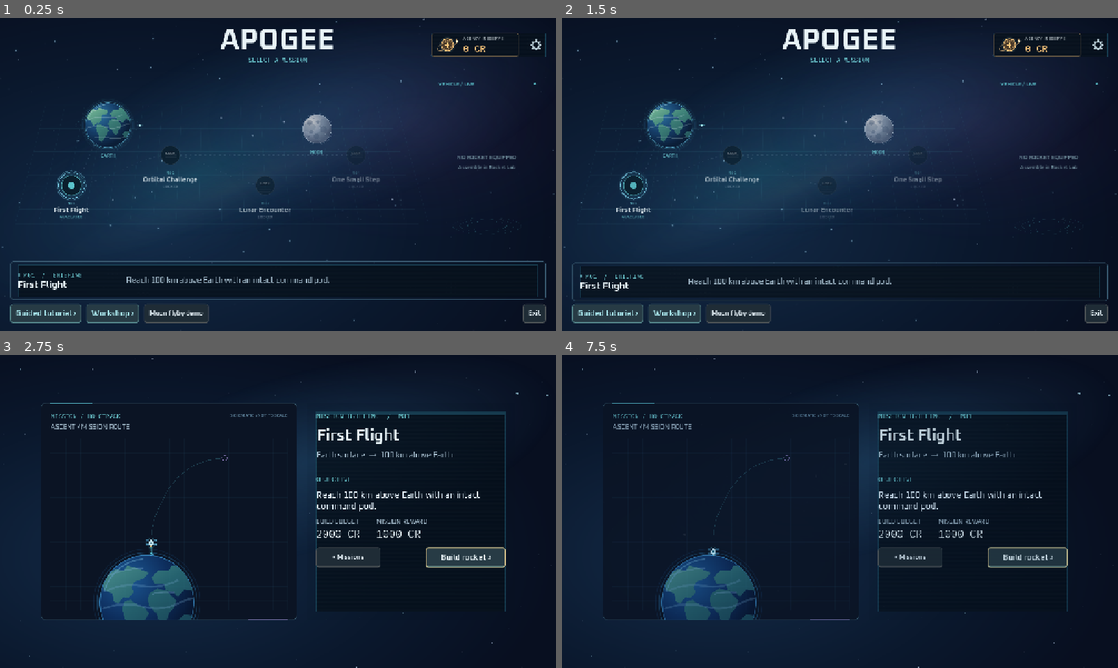
Above: before the commit, frames 1-4 (two rows, left to right).
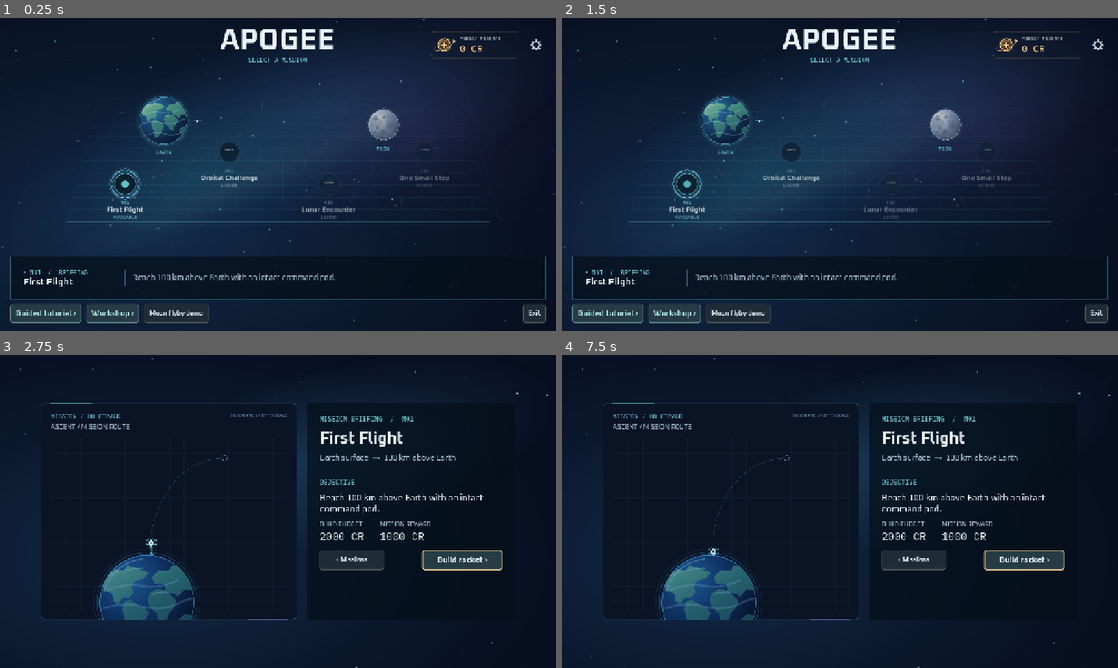
Above: after the commit, the same moments.

Repository: sricharanreddy11/Apogee
Game: Godot game, scene res://scenes/ui/main_menu.tscn
The game is run twice, just before and just after one commit, with the same random seed, the same clock (stepped at 60 frames per second) and the same inputs.
Inputs (mouse positions are in pixels of both pictures, inside the frame that each line leads up to; where the layout moved, square brackets give the same spot in the first picture):
- Up to frame 1 (0.25 s): no input
- Up to frame 2 (1.5 s): click (684, 183) [634, 183] at 0.5 s; click "‹ Missions" at 1.25 s
- Up to frame 3 (2.75 s): click (122, 520) [72, 520] at 2 s
- Up to frame 4 (7.5 s): click "Build rocket ›" at 2.75 s; click "Pods" at 3.5 s; click "Fuel" at 4.25 s; click "Engines" at 5 s; click "Launch engine 700 CR" at 5.75 s; click "Launch engine 700 CR" at 6.5 s; click "‹ Briefing" at 7.25 s

The runs differ from the first frame. In frame 1, 7.6% of the frame differs, in the area x 1-99%, y 4-90%; in frame 2, 7.5%; in frame 3, 4.3%; in frame 4, 4.2%.

Commit message:
Repair Glass Overview in Main Menu

Diff:
--- a/scenes/missions/mission_select.tscn
+++ b/scenes/missions/mission_select.tscn
@@ -1,42 +1,20 @@
-[gd_scene load_steps=9 format=3]
+[gd_scene load_steps=5 format=3]
 
 [ext_resource type="Script" path="res://scripts/ui/mission_select.gd" id="1"]
 [ext_resource type="Texture2D" path="res://assets/mission_control/starfield.svg" id="2"]
 [ext_resource type="PackedScene" path="res://scenes/missions/mission_projection.tscn" id="3"]
 
-[ext_resource type="Shader" path="res://assets/ui/frosted_glass.gdshader" id="Glass"]
-
-[sub_resource type="ShaderMaterial" id="GlassMaterial"]
-shader = ExtResource("Glass")
-shader_parameter/reveal = 0.0
-
 [sub_resource type="StyleBoxFlat" id="GlassBorder"]
-content_margin_left = 22.0
-content_margin_right = 22.0
-content_margin_top = 20.0
-content_margin_bottom = 20.0
-bg_color = Color(0.02, 0.06, 0.1, 0.08)
+content_margin_left = 30.0
+content_margin_right = 30.0
+content_margin_top = 26.0
+content_margin_bottom = 26.0
+bg_color = Color(0.02, 0.06, 0.1, 0.72)
 border_width_left = 1
 border_width_top = 1
 border_width_right = 1
 border_width_bottom = 1
 border_color = Color(0.3, 0.65, 0.72, 0.4)
-
-[sub_resource type="Animation" id="BriefingReveal"]
-resource_name = "acquire_signal"
-length = 0.28
-tracks/0/type = "value"
-tracks/0/path = NodePath("Center/BriefingLayout:modulate")
-tracks/0/interp = 1
-tracks/0/keys = {
-"times": PackedFloat32Array(0, 0.28),
-"transitions": PackedFloat32Array(0.55, 1),
-"update": 0,
-"values": [Color(0.72, 0.88, 1, 0.25), Color(1, 1, 1, 1)]
-}
-
-[sub_resource type="AnimationLibrary" id="BriefingAnimations"]
-_data = {&"acquire_signal": SubResource("BriefingReveal")}
 
 [node name="MissionBriefing" type="Control"]
 layout_mode = 3
@@ -76,16 +54,6 @@
 theme_override_styles/panel = SubResource("GlassBorder")
 custom_minimum_size = Vector2(480, 0)
 layout_mode = 2
-
-[node name="BriefingGlass" type="ColorRect" parent="Center/BriefingLayout/BriefingPanel"]
-unique_name_in_owner = true
-show_behind_parent = true
-layout_mode = 0
-anchors_preset = 15
-anchor_right = 1.0
-anchor_bottom = 1.0
-mouse_filter = 2
-material = SubResource("GlassMaterial")
 
 [node name="Stack" type="VBoxContainer" parent="Center/BriefingLayout/BriefingPanel"]
 layout_mode = 2
@@ -188,7 +156,3 @@
 custom_minimum_size = Vector2(184, 46)
 layout_mode = 2
 text = "Build rocket ›"
-
-[node name="SignalAcquisition" type="AnimationPlayer" parent="."]
-libraries = {&"": SubResource("BriefingAnimations")}
-autoplay = "acquire_signal"
--- a/scenes/ui/main_menu.tscn
+++ b/scenes/ui/main_menu.tscn
@@ -1,25 +1,22 @@
-[gd_scene load_steps=17 format=3]
+[gd_scene load_steps=13 format=3]
 
 [ext_resource type="Script" path="res://scripts/ui/main_menu.gd" id="1"]
 [ext_resource type="Script" path="res://scripts/ui/star_chart_layer.gd" id="2"]
 [ext_resource type="Script" path="res://scripts/ui/campaign_hologram.gd" id="3"]
 [ext_resource type="Texture2D" path="res://assets/mission_control/earth.svg" id="Earth"]
 [ext_resource type="Texture2D" path="res://assets/mission_control/moon.svg" id="Moon"]
-[ext_resource type="Script" path="res://scripts/ui/campaign_rocket_preview.gd" id="5"]
-[ext_resource type="Shader" path="res://assets/ui/frosted_glass.gdshader" id="Glass"]
-
 [ext_resource type="Script" path="res://scripts/ui/cockpit_header_button.gd" id="Gear"]
 [ext_resource type="Script" path="res://scripts/ui/agency_token.gd" id="Token"]
 
 [sub_resource type="StyleBoxFlat" id="ReserveHousing"]
-content_margin_left = 7.0
-content_margin_top = 3.0
-content_margin_right = 16.0
-content_margin_bottom = 3.0
+content_margin_left = 0.2
+content_margin_top = 7.0
+content_margin_right = 1.0
+content_margin_bottom = 7.0
 bg_color = Color(0.075, 0.103, 0.127, 0.12)
-border_width_left = 1
+border_width_left = 0
 border_width_top = 1
-border_width_right = 1
+border_width_right = 0
 border_width_bottom = 2
 border_color = Color(0.37, 0.32, 0.25, 1)
 corner_radius_top_left = 4
@@ -28,20 +25,16 @@
 corner_radius_bottom_right = 4
 
 [sub_resource type="StyleBoxFlat" id="SignalHousing"]
-content_margin_left = 16.0
-content_margin_top = 8.0
-content_margin_right = 16.0
-content_margin_bottom = 8.0
-bg_color = Color(0.052, 0.087, 0.123, 0.12)
-border_width_left = 2
+content_margin_left = 30.0
+content_margin_top = 18.0
+content_margin_right = 30.0
+content_margin_bottom = 18.0
+bg_color = Color(0.02, 0.06, 0.1, 0.72)
+border_width_left = 1
 border_width_top = 1
 border_width_right = 1
 border_width_bottom = 1
-border_color = Color(0.22, 0.35, 0.44, 1)
-corner_radius_top_left = 5
-corner_radius_top_right = 5
-corner_radius_bottom_left = 5
-corner_radius_bottom_right = 5
+border_color = Color(0.3, 0.65, 0.72, 0.4)
 
 [sub_resource type="StyleBoxFlat" id="VolumeTrack"]
 content_margin_top = 3.0
@@ -63,13 +56,6 @@
 
 [sub_resource type="StyleBoxEmpty" id="EmptyHousing"]
 
-[sub_resource type="ShaderMaterial" id="SignalGlass"]
-shader = ExtResource("Glass")
-shader_parameter/reveal = 1.0
-
-[sub_resource type="ShaderMaterial" id="ReserveGlass"]
-shader = ExtResource("Glass")
-
 [node name="MainMenu" type="Control"]
 layout_mode = 3
 anchors_preset = 15
@@ -156,15 +142,6 @@
 size_flags_vertical = 4
 theme_override_constants/separation = 24
 
-[node name="HeaderGlass" type="ColorRect" parent="Margin/Layout/Header/Actions"]
-show_behind_parent = true
-layout_mode = 0
-anchors_preset = 15
-anchor_right = 1.0
-anchor_bottom = 1.0
-mouse_filter = 2
-material = SubResource("ReserveGlass")
-
 [node name="HeaderControls" type="HBoxContainer" parent="Margin/Layout/Header/Actions"]
 layout_mode = 2
 theme_override_constants/separation = 18
@@ -289,15 +266,8 @@
 offset_bottom = 500.0
 mouse_filter = 2
 
-[node name="RocketTurntable" type="Control" parent="Margin/Layout/CommandCenter"]
-unique_name_in_owner = true
-custom_minimum_size = Vector2(270, 390)
-layout_mode = 2
-mouse_filter = 2
-script = ExtResource("5")
-
 [node name="SignalSlot" type="Control" parent="Margin/Layout"]
-custom_minimum_size = Vector2(0, 88)
+custom_minimum_size = Vector2(0, 100)
 layout_mode = 2
 mouse_filter = 2
 
@@ -308,16 +278,6 @@
 anchor_right = 1.0
 anchor_bottom = 1.0
 theme_override_styles/panel = SubResource("SignalHousing")
-
-[node name="SignalGlass" type="ColorRect" parent="Margin/Layout/SignalSlot/SignalHousing"]
-unique_name_in_owner = true
-show_behind_parent = true
-layout_mode = 0
-anchors_preset = 15
-anchor_right = 1.0
-anchor_bottom = 1.0
-mouse_filter = 2
-material = SubResource("SignalGlass")
 
 [node name="SignalStrip" type="HBoxContainer" parent="Margin/Layout/SignalSlot/SignalHousing"]
 layout_mode = 2
--- a/scripts/ui/cockpit_header_button.gd
+++ b/scripts/ui/cockpit_header_button.gd
@@ -14,6 +14,8 @@
 	var empty := StyleBoxEmpty.new()
 	for key: StringName in [&"normal", &"hover", &"pressed", &"disabled"]:
 		add_theme_stylebox_override(key, empty)
+	if kind == Kind.SETTINGS:
+		add_theme_stylebox_override(&"focus", empty)
 
 
 func _draw() -> void:
--- a/scripts/ui/main_menu.gd
+++ b/scripts/ui/main_menu.gd
@@ -31,7 +31,6 @@
 	%MasterVolume.value_changed.connect(_set_master_volume)
 	GameManager.navigation_error.connect(_show_error)
 	_build_mission_beacons()
-	%RocketTurntable.setup(GameManager.current_rocket_config)
 	_reveal_beacons()
 
 
@@ -127,17 +126,7 @@
 		_signal_tween.kill()
 	%SignalDetails.modulate.a = 0.55
 	%SignalLight.modulate.a = 1.0
-	# Wait for the layout before changing offsets: the initial minimum size can
-	# otherwise become permanent negative margins on an anchored panel.
-	%SignalHousing.set_anchors_and_offsets_preset(Control.PRESET_FULL_RECT)
-	%SignalHousing.position = Vector2(0, 22)
-	%SignalHousing.modulate.a = 0.45
-	var glass := %SignalGlass.material as ShaderMaterial
-	glass.set_shader_parameter("reveal", 0.0)
 	_signal_tween = create_tween().set_parallel().set_trans(Tween.TRANS_QUAD).set_ease(Tween.EASE_OUT)
-	_signal_tween.tween_property(%SignalHousing, "position:y", 0.0, 0.26)
-	_signal_tween.tween_property(%SignalHousing, "modulate:a", 1.0, 0.20)
-	_signal_tween.tween_method(func(value: float) -> void: glass.set_shader_parameter("reveal", value), 0.0, 1.0, 0.24)
 	_signal_tween.tween_property(%SignalDetails, "modulate:a", 1.0, 0.22)
 	_signal_tween.tween_property(%SignalLight, "modulate:a", 0.45, 0.45)
 
--- a/scripts/ui/mission_select.gd
+++ b/scripts/ui/mission_select.gd
@@ -25,16 +25,3 @@
 		%Primary.grab_focus()
 	%Primary.pressed.connect(func() -> void: build_requested.emit())
 	%Secondary.pressed.connect(func() -> void: back_requested.emit())
-	_unfold_panel.call_deferred()
-
-
-func _unfold_panel() -> void:
-	var panel := %BriefingPanel
-	panel.pivot_offset = Vector2(0, panel.size.y)
-	panel.scale.y = 0.92
-	panel.modulate.a = 0.3
-	var unfold := create_tween().set_parallel().set_ease(Tween.EASE_OUT).set_trans(Tween.TRANS_CUBIC)
-	unfold.tween_property(panel, "scale:y", 1.0, 0.28)
-	unfold.tween_property(panel, "modulate:a", 1.0, 0.22)
-	var glass := %BriefingGlass.material as ShaderMaterial
-	unfold.tween_method(func(value: float) -> void: glass.set_shader_parameter("reveal", value), 0.0, 1.0, 0.28)
--- a/tests/test_menu_flow.gd
+++ b/tests/test_menu_flow.gd
@@ -16,6 +16,12 @@
 	game.show_main_menu()
 	await _settle()
 	_check(current_scene.name == "MainMenu", "T01: Game opens on the mission-selecting main menu.")
+	_check(current_scene.get_node_or_null("%RocketTurntable") == null, "Mission Control omits the Vehicle/Live panel.")
+	_check(current_scene.find_child("HeaderGlass", true, false) == null, "Settings icon has no surrounding glass box.")
+	_check(current_scene.get_node("%Settings").get_theme_stylebox("focus") is StyleBoxEmpty, "Settings icon has no focus border.")
+	var signal_style := current_scene.get_node("%SignalHousing").get_theme_stylebox("panel") as StyleBoxFlat
+	_check(signal_style.content_margin_left >= 30.0 and signal_style.content_margin_top >= 18.0, "Mission Control briefing box has comfortable inner padding.")
+	_check(current_scene.get_node_or_null("%SignalGlass") == null, "Mission Control briefing box uses the clean mission-card treatment.")
 	_check(current_scene.get_node("%MissionList").get_child_count() == 4, "M01 through M04 have data-backed beacons.")
 	for id: String in ["M01", "M02", "M03", "M04"]:
 		var card := _card(id)
@@ -37,6 +43,9 @@
 	_card("M01").get_node("%SelectButton").pressed.emit()
 	await _settle()
 	_check(current_scene.name == "MissionBriefing", "T02: M01 opens the briefing before the builder.")
+	var briefing_style := current_scene.get_node("%BriefingPanel").get_theme_stylebox("panel") as StyleBoxFlat
+	_check(briefing_style.content_margin_left >= 30.0 and briefing_style.content_margin_top >= 26.0, "Mission description and build card has comfortable inner padding.")
+	_check(current_scene.get_node_or_null("%BriefingGlass") == null, "Mission description uses the clean mission-card treatment.")
 	_check(game.selected_mission_id == "M01", "Selected mission survives navigation.")
 	_check(current_scene.get_node("%Details").text.contains("100 km"), "Briefing shows the mission objective.")
 	_check(current_scene.get_node("%Route").text.contains("Earth surface"), "Briefing shows the mission route.")
